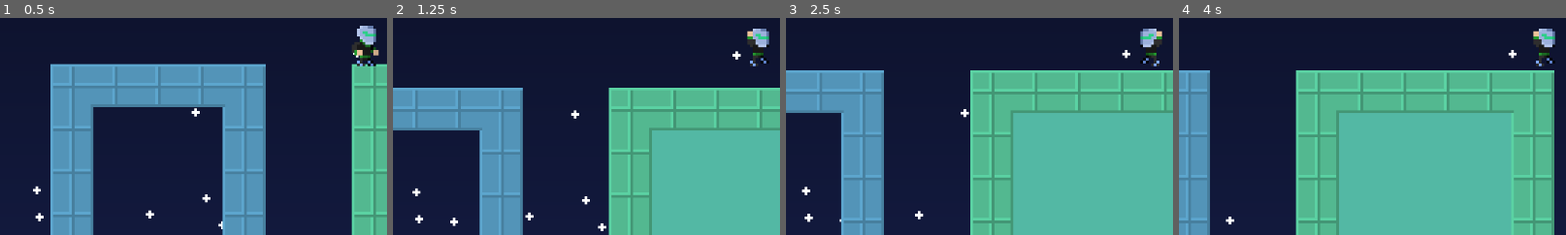
Above: before the commit, frames 1-4 (left to right).
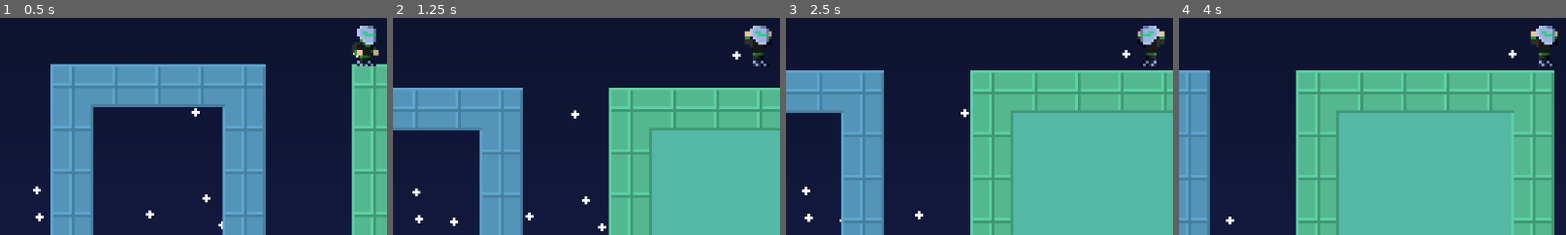
Above: after the commit, the same moments.

Repository: reneelias/Godot-2D-Platformer
Game: Godot game, scene res://Scenes/main.tscn
The game is run twice, just before and just after one commit, with the same random seed, the same clock (stepped at 60 frames per second) and the same inputs.
Inputs:
- Up to frame 1 (0.5 s): no input
- Up to frame 2 (1.25 s): hold D from 0.53 s (still down); hold Space (Jump) from 0.53 s (still down)
- Up to frame 3 (2.5 s): release Space (Jump) at 1.28 s; tap R at 1.35 s; tap Space (Jump) at 1.52, 1.55, 1.82 s; release D at 2.03 s; hold A from 2.03 s (still down); hold Space (Jump) from 2.03 s (still down)
- Up to frame 4 (4 s): release A at 2.78 s; release Space (Jump) at 2.78 s; hold D from 2.78 s (still down); tap R at 2.85 s; tap Space (Jump) at 3.02, 3.05, 3.32 s; hold Space (Jump) from 3.53 s (still down)
The pictures show only the part of the screen within x 3-53%, y 44-94%; the shares and areas given below are measured in that part.

Frame 1 is identical in both runs. In frame 2, 0.5% of the frame differs, in the area x 90-98%, y 3-23%; in frame 3, 0.5%; in frame 4, 0.5%.

Commit message:
Add WallHug anim + state

Diff:
--- a/2d-platformer/ObjectScenes/Player.tscn
+++ b/2d-platformer/ObjectScenes/Player.tscn
@@ -146,12 +146,53 @@
 "values": [8, 9, 10, 11]
 }
 
+[sub_resource type="Animation" id="Animation_bbkq1"]
+resource_name = "WallHug"
+step = 0.142857
+tracks/0/type = "value"
+tracks/0/imported = false
+tracks/0/enabled = true
+tracks/0/path = NodePath("Sprite2D:frame")
+tracks/0/interp = 1
+tracks/0/loop_wrap = true
+tracks/0/keys = {
+"times": PackedFloat32Array(0),
+"transitions": PackedFloat32Array(1),
+"update": 1,
+"values": [12]
+}
+tracks/1/type = "value"
+tracks/1/imported = false
+tracks/1/enabled = true
+tracks/1/path = NodePath("CollisionShape2D:shape")
+tracks/1/interp = 1
+tracks/1/loop_wrap = true
+tracks/1/keys = {
+"times": PackedFloat32Array(),
+"transitions": PackedFloat32Array(),
+"update": 1,
+"values": []
+}
+tracks/2/type = "value"
+tracks/2/imported = false
+tracks/2/enabled = true
+tracks/2/path = NodePath("CollisionShape2D:position")
+tracks/2/interp = 1
+tracks/2/loop_wrap = true
+tracks/2/keys = {
+"times": PackedFloat32Array(0),
+"transitions": PackedFloat32Array(1),
+"update": 0,
+"values": [Vector2(0, 1.125)]
+}
+
 [sub_resource type="AnimationLibrary" id="AnimationLibrary_wpivi"]
 _data = {
 &"Fall": SubResource("Animation_1gky5"),
 &"Idle": SubResource("Animation_5podq"),
 &"Jump": SubResource("Animation_wpivi"),
-&"RESET": SubResource("Animation_akhjb")
+&"RESET": SubResource("Animation_akhjb"),
+&"WallHug": SubResource("Animation_bbkq1")
 }
 
 [node name="Player" type="CharacterBody2D" node_paths=PackedStringArray("sprite2D", "animPlayer")]
@@ -164,7 +205,7 @@
 [node name="Sprite2D" type="Sprite2D" parent="."]
 texture = ExtResource("3_akhjb")
 hframes = 4
-vframes = 3
+vframes = 4
 
 [node name="CollisionShape2D" type="CollisionShape2D" parent="."]
 position = Vector2(0, 2)
--- a/2d-platformer/Scenes/main.tscn
+++ b/2d-platformer/Scenes/main.tscn
@@ -213,10 +213,10 @@
 [node name="Player" parent="." instance=ExtResource("4_jjvhh")]
 position = Vector2(-59, -121)
 moveSpeed = 5.0
-jumpSpeed = 80
+jumpSpeed = 80.0
 friction = 0.1
 inAirDamp = 0.8
 jumpSpeedFrames = 13
-maxVelX = 100
+maxVelX = 100.0
 jumpSpeedScaler = 0.375
-wallJumpSpeed = 150
+wallJumpSpeed = 150.0
--- a/2d-platformer/Scripts/CharacterController.gd
+++ b/2d-platformer/Scripts/CharacterController.gd
@@ -8,28 +8,30 @@
 @export_category("Physics")
 @export var gravityScale := 9.81
 @export var moveSpeed := 5.0
-@export var jumpSpeed := 100
+@export var jumpSpeed := 100.0
 @export var friction := .025
 @export var inAirDamp := .5
 @export var jumpSpeedFrames := 10
 const JUMP_FRAMES = 9
 const WALL_JUMP_FRAMES = 6
 var jumpSpeedFramesCount := 0
-@export var maxVelX = 250
+@export var maxVelX := 250.0
 @export var coyoteFrames := 5
 var coyoteFramesCount := 0
 var startPos : Vector2
 ## Used for scaling extended jump frames speed
 @export var jumpSpeedScaler := .125
 # const JUMP_SPEED_SCALER = .125
-@export var wallJumpSpeed := 200
+@export var wallJumpSpeed := 200.0
+@export var wallHugSpeed := 100.0
 var inputVelocity := Vector2.ZERO
 
 enum PlayerState {
 	IDLE,
 	RUN,
 	JUMP,
-	FALL
+	FALL,
+	WALLHUG
 }
 var playerState := PlayerState.IDLE
 
@@ -48,7 +50,10 @@
 		else:
 			playerState = PlayerState.IDLE
 			animPlayer.play("Idle")
-	elif not is_on_floor() and velocity.y > 60.0:
+	elif is_on_wall() and get_wall_normal().x == -inputVelocity.normalized().x:
+		playerState = PlayerState.WALLHUG
+		animPlayer.play("WallHug")
+	elif not is_on_floor() and velocity.y > wallHugSpeed - 1:
 		playerState = PlayerState.FALL
 		animPlayer.play("Fall")
 
@@ -72,7 +77,11 @@
 	if inputVelocity.x != 0:
 		sprite2D.flip_h = inputVelocity.x < 0
 
+
 	updateJump()
+
+	if playerState == PlayerState.WALLHUG:
+		velocity.y = min(velocity.y, wallHugSpeed)
 
 	if Input.is_key_pressed(KEY_R):
 		global_position = startPos
@@ -105,4 +114,3 @@
 	elif Input.is_action_pressed("Jump") and playerState == PlayerState.JUMP and jumpSpeedFramesCount < jumpSpeedFrames:
 		jumpSpeedFramesCount += 1
 		velocity -= Vector2(0, jumpSpeed * jumpSpeedScaler * cos(float(jumpSpeedFramesCount)/jumpSpeedFrames * PI/2))
-		# print("Jump Frames: ", jumpSpeedFramesCount)
Not shown: 1 places in 2d-platformer/ObjectScenes/Player.tscn that only renumber resources
Binary file changed: 2d-platformer/Sprites/Character_SpriteSheet.png
